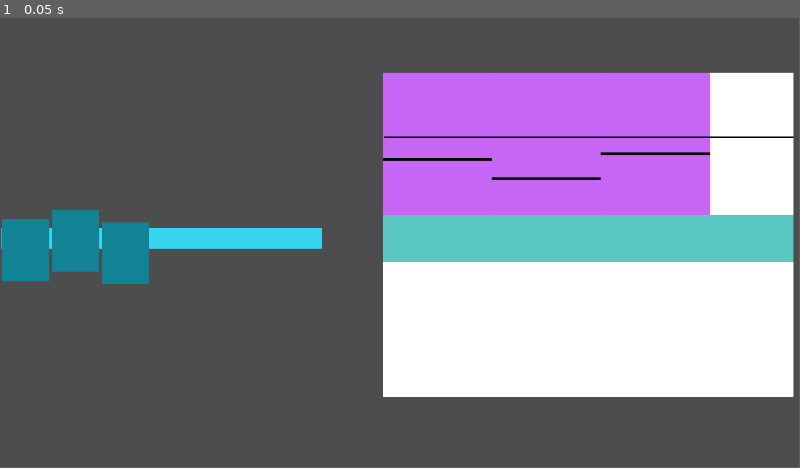
Above: before the commit, frame 1.
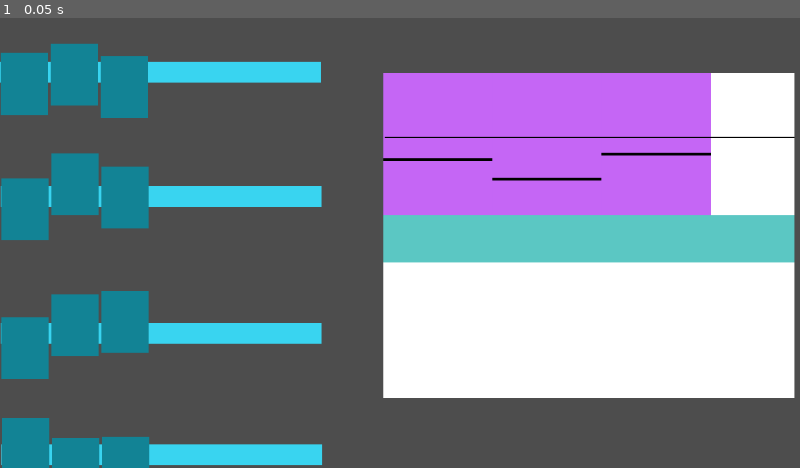
Above: after the commit, the same moment.

Repository: dbm19/key_game
Game: Godot game, scene res://gameplay_screen.tscn
Two runs of this game, one before a commit and one after it. Both use one fixed random seed, a clock stepped at 60 frames per second and the inputs below.
Inputs:
- Up to frame 1 (0.05 s): no input
In our replay, the window is 799x449 before the commit and 800x450 after it. These sizes can differ from the game's own. Grey fills any space a smaller window leaves; there, only what the larger window draws over its background counts as a difference.

The runs differ from the first frame. In frame 1, 17% of the frame differs, in the area x 0-100%, y 5-100%.

Commit message:
Added multiple choice keys

Diff:
--- a/gameplay_screen.tscn
+++ b/gameplay_screen.tscn
@@ -6,7 +6,16 @@
 [node name="GameplayScreen" type="Node2D"]
 
 [node name="Key" parent="." instance=ExtResource("1_0fxmo")]
-position = Vector2(233, 318)
+position = Vector2(231, 78)
+
+[node name="Key2" parent="." instance=ExtResource("1_0fxmo")]
+position = Vector2(232, 257)
+
+[node name="Key3" parent="." instance=ExtResource("1_0fxmo")]
+position = Vector2(232, 454)
+
+[node name="Key4" parent="." instance=ExtResource("1_0fxmo")]
+position = Vector2(233, 629)
 
 [node name="Lock" parent="." instance=ExtResource("2_hos64")]
 position = Vector2(1090, 329)
--- a/key.gd
+++ b/key.gd
@@ -9,6 +9,9 @@
 var key_tooth_1_marker
 var key_tooth_2_marker
 var key_tooth_3_marker
+var rng
+var ready_positions
+
 
 # Called when the node enters the scene tree for the first time.
 func _ready() -> void:
@@ -19,9 +22,12 @@
 	key_tooth_2_marker = get_node("KeyTooth2Marker")
 	key_tooth_3_marker = get_node("KeyTooth3Marker")
 
+	rng = RandomNumberGenerator.new()
+	ready_positions = true
+
 # Called every frame. 'delta' is the elapsed time since the previous frame.
 func _process(delta: float) -> void:
-	if Global.pin_line_position_1 && Global.pin_line_position_2 && Global.pin_line_position_3:
+	if ready_positions == true && Global.pin_line_position_1 && Global.pin_line_position_2 && Global.pin_line_position_3:
 		set_positions()
 
 func set_positions():
@@ -29,13 +35,14 @@
 	key_tooth_2_scene_instance = key_tooth_2_scene.instantiate()
 	key_tooth_3_scene_instance = key_tooth_3_scene.instantiate()
 
-	#key_tooth_1_scene_instance.position.y += Global.pin_line_position_1 * 100
-	#key_tooth_2_scene_instance.position.y += Global.pin_line_position_2 * 100
-	#key_tooth_3_scene_instance.position.y += Global.pin_line_position_3 * 100
-
-	key_tooth_1_scene_instance.position.y += Global.pin_line_position_1 * -100
-	key_tooth_2_scene_instance.position.y += Global.pin_line_position_2 * -100
-	key_tooth_3_scene_instance.position.y += Global.pin_line_position_3 * -100
+	if self.name == "Key":
+		key_tooth_1_scene_instance.position.y += Global.pin_line_position_1 * -100
+		key_tooth_2_scene_instance.position.y += Global.pin_line_position_2 * -100
+		key_tooth_3_scene_instance.position.y += Global.pin_line_position_3 * -100
+	else:
+		key_tooth_1_scene_instance.position.y += rng.randf_range(0.0, 0.5) * -100
+		key_tooth_2_scene_instance.position.y += rng.randf_range(0.0, 0.5) * -100
+		key_tooth_3_scene_instance.position.y += rng.randf_range(0.0, 0.5) * -100
 
 	key_tooth_1_scene_instance.position.x = key_tooth_1_marker.position.x
 	key_tooth_2_scene_instance.position.x = key_tooth_2_marker.position.x
@@ -44,3 +51,5 @@
 	add_child(key_tooth_1_scene_instance)
 	add_child(key_tooth_2_scene_instance)
 	add_child(key_tooth_3_scene_instance)
+
+	ready_positions = false
--- a/project.godot
+++ b/project.godot
@@ -18,3 +18,7 @@
 [autoload]
 
 Global="*res://global.tscn"
+
+[display]
+
+window/stretch/mode="viewport"
